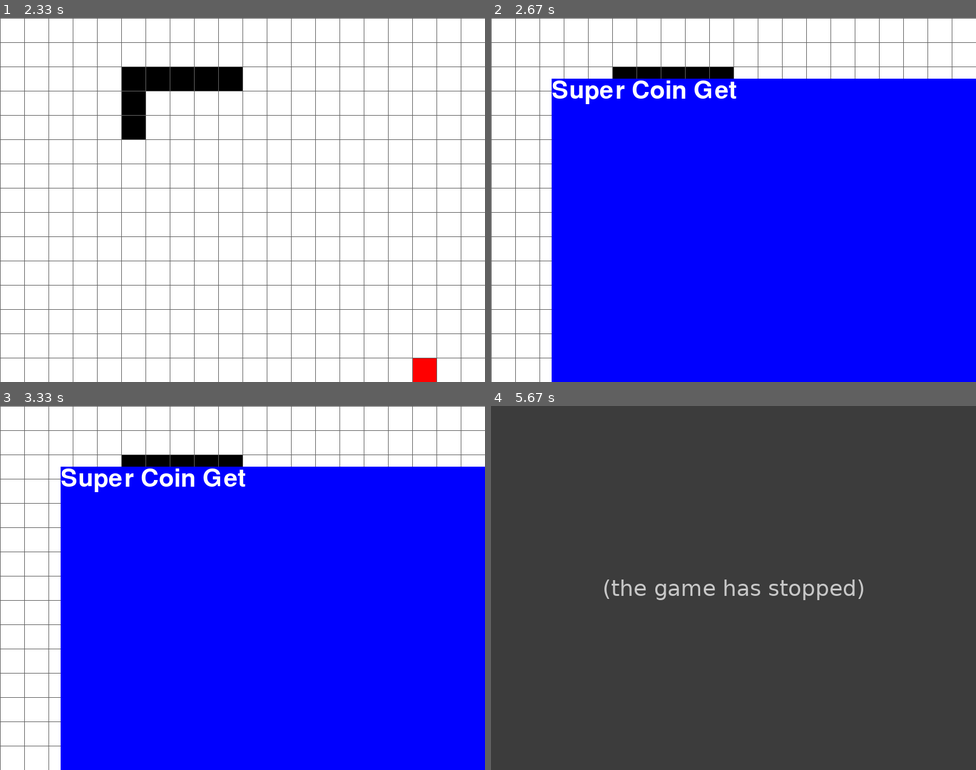
Above: before the commit, frames 1-4 (two rows, left to right).
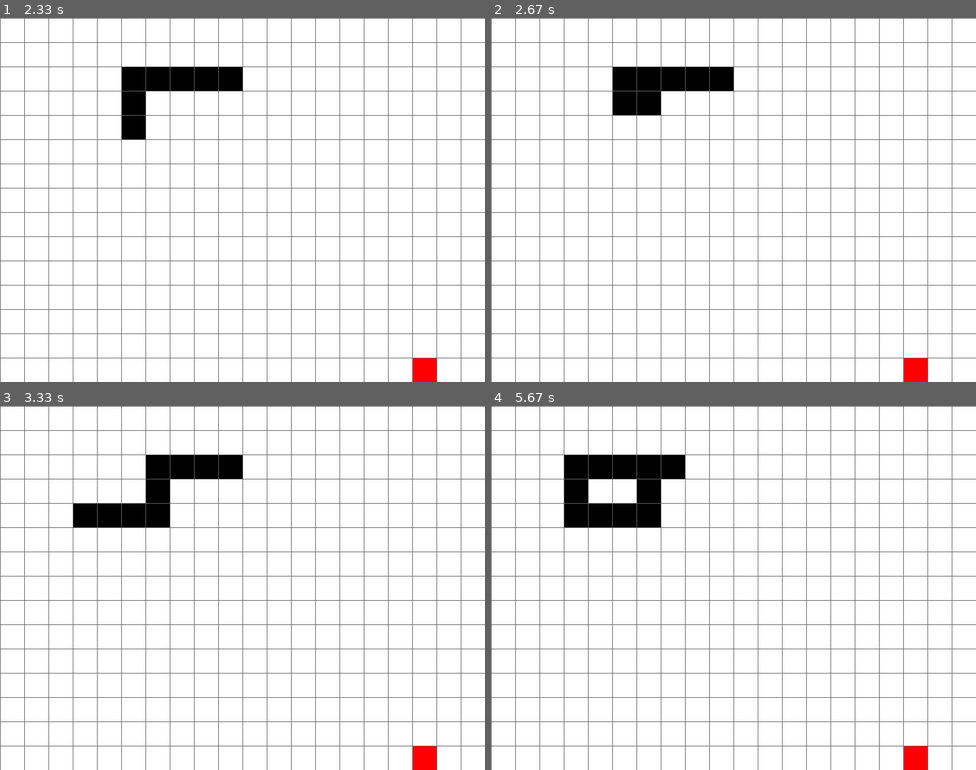
Above: after the commit, the same moments.

Repository: Mjic99/Pygame
Game: pygame game, started from WormAlg.py
Two runs of this game, one before a commit and one after it. Both use one fixed random seed, a clock stepped at 60 frames per second and the inputs below.
Inputs:
- Up to frame 1 (2.33 s): tap Space at 0.33, 0.73, 1.03, 1.23, 1.57, 1.87, 2.07 s; hold Right 0.67-1.13 s; hold Up 1.17-1.47 s; hold Right 1.5-1.97 s; hold Left from 2 s (still down)
- Up to frame 2 (2.67 s): tap Space at 2.37, 2.63 s; release Left at 2.53 s; hold Down from 2.57 s (still down)
- Up to frame 3 (3.33 s): release Down at 2.87 s; hold Left 2.9-3.3 s; tap Space at 2.97, 3.27 s
- Up to frame 4 (5.67 s): hold Up 3.33-3.7 s; tap Space at 3.4, 3.8, 4.1, 4.87, 5.17, 5.37 s; hold Right 3.73-4.37 s; hold Left 4.8-5.27 s; hold Right from 5.3 s (still down)

Frame 1 is identical in both runs. In frame 2, 73% of the frame differs, in the area x 12-100%, y 16-100%; in frame 3, 73%; in frame 4, 100%, in the area x 0-100%, y 0-100%.
Before the commit the program exited at 5.4 s; later frames show no game.

Commit message:
creacion de mapas

Diff:
--- a/WormAlg.py
+++ b/WormAlg.py
@@ -15,22 +15,6 @@
     K_LEFT:(-1,0)
 }
 
-walls = [
-    "                    ",
-    "                    ",
-    "                    ",
-    "                    ",
-    "                    ",
-    "                    ",
-    "                    ",
-    "                    ",
-    "                    ",
-    "               A    ",
-    "                    ",
-    "             A      ",
-    "             A      ",
-    "       A     A      ",
-    "                    "]
 
 class culebra:
 
@@ -118,21 +102,14 @@
 pygame.display.set_caption("papu")
 
 clock = pygame.time.Clock()
+text = pygame.font.Font(None, 40)
 
 snake = culebra()
 food = comidita()
 
+while True:
 
-while True:
     screen.fill(WHITE)
-
-    pos = [0,0]
-    for row in walls:
-        for i in row:
-            if i == "A":
-                pygame.draw.rect(screen,(100,100,100), (pos[0],pos[1],40,40))
-            pos[0]+=40
-        pos[1]+=40
 
     snake.step()
     snake.serpenteo()
@@ -144,6 +121,7 @@
     for i in range(0, SCREEN_DIMS[1], 40):
         pygame.draw.line(screen, (100,100,100), (0,i), (SCREEN_DIMS[0],i))
 
+
     for event in pygame.event.get():
         if event.type == pygame.QUIT:
             pygame.quit()
@@ -154,11 +132,8 @@
                 snake.eat()
         if event.type == USEREVENT:
             if event.code == "kill":
-                pygame.draw.rect(screen, (0,0,255), (100,100,SCREEN_DIMS[0]-100,SCREEN_DIMS[1]-100))
-                font = pygame.font.Font(None, 60)
-                screen.blit(font.render("Super Coin Get", True, WHITE), (100,100,SCREEN_DIMS[0]-100,SCREEN_DIMS[1]-100))
-                pygame.time.delay(3000)
-                pygame.quit()
-                sys.exit()
+                pygame.draw.rect(screen, BLACK, (100,100,SCREEN_DIMS[0]-200,SCREEN_DIMS[1]-200))
+                message = text.render("PERDISTE", True, WHITE, BLACK)
+                screen.blit(message, (200,200))
 
     pygame.display.flip()
--- /dev/null
+++ b/mapper.py
@@ -0,0 +1,60 @@
+import pygame
+import random
+from pygame.locals import*
+import os
+import sys
+
+SCREEN_DIMS = (800,600)
+BLACK = (0,0,0)
+WHITE = (255,255,255)
+
+walls=[]
+for i in range(int(600/40)):
+    walls.append([])
+    for j in range(int(800/40)):
+        walls[i].append(" ")
+
+pygame.init()
+screen = pygame.display.set_mode(SCREEN_DIMS)
+pygame.display.set_caption("Crea tu mapa")
+
+clock = pygame.time.Clock()
+text = pygame.font.Font(None, 40)
+
+
+while True:
+
+    screen.fill(WHITE)
+
+    pos = [0,0]
+    for row in walls:
+        pos[0]=0
+        for i in row:
+            if i == "A":
+                pygame.draw.rect(screen, BLACK, (pos[0],pos[1],40,40))
+            pos[0]+=40
+        pos[1]+=40
+
+
+    for i in range(0, SCREEN_DIMS[0], 40):
+        pygame.draw.line(screen, (100,100,100), (i,0), (i,SCREEN_DIMS[1]))
+
+    for i in range(0, SCREEN_DIMS[1], 40):
+        pygame.draw.line(screen, (100,100,100), (0,i), (SCREEN_DIMS[0],i))
+
+
+    for event in pygame.event.get():
+        if event.type == pygame.QUIT:
+            pygame.quit()
+            sys.exit()
+        elif event.type == pygame.MOUSEBUTTONDOWN:
+            xd = pygame.mouse.get_pos()
+            x = int((xd[0]-(xd[0]%40))/40)
+            y = int((xd[1]-(xd[1]%40))/40)
+            walls[y][x]="A"
+        elif event.type == pygame.KEYDOWN:
+            snake.direccionar(event.key)
+            if event.key == K_SPACE:
+                pass
+
+    pygame.display.flip()
